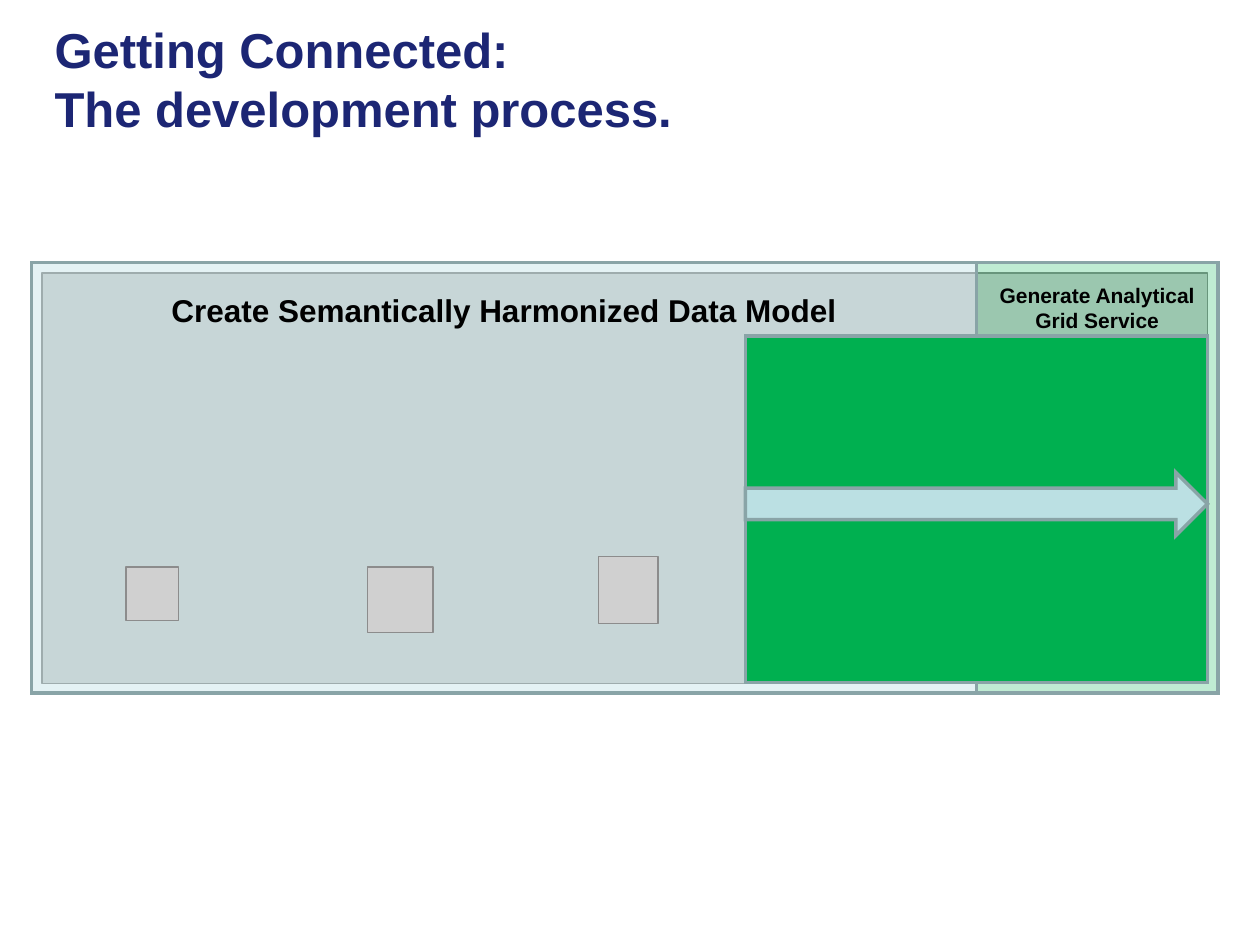
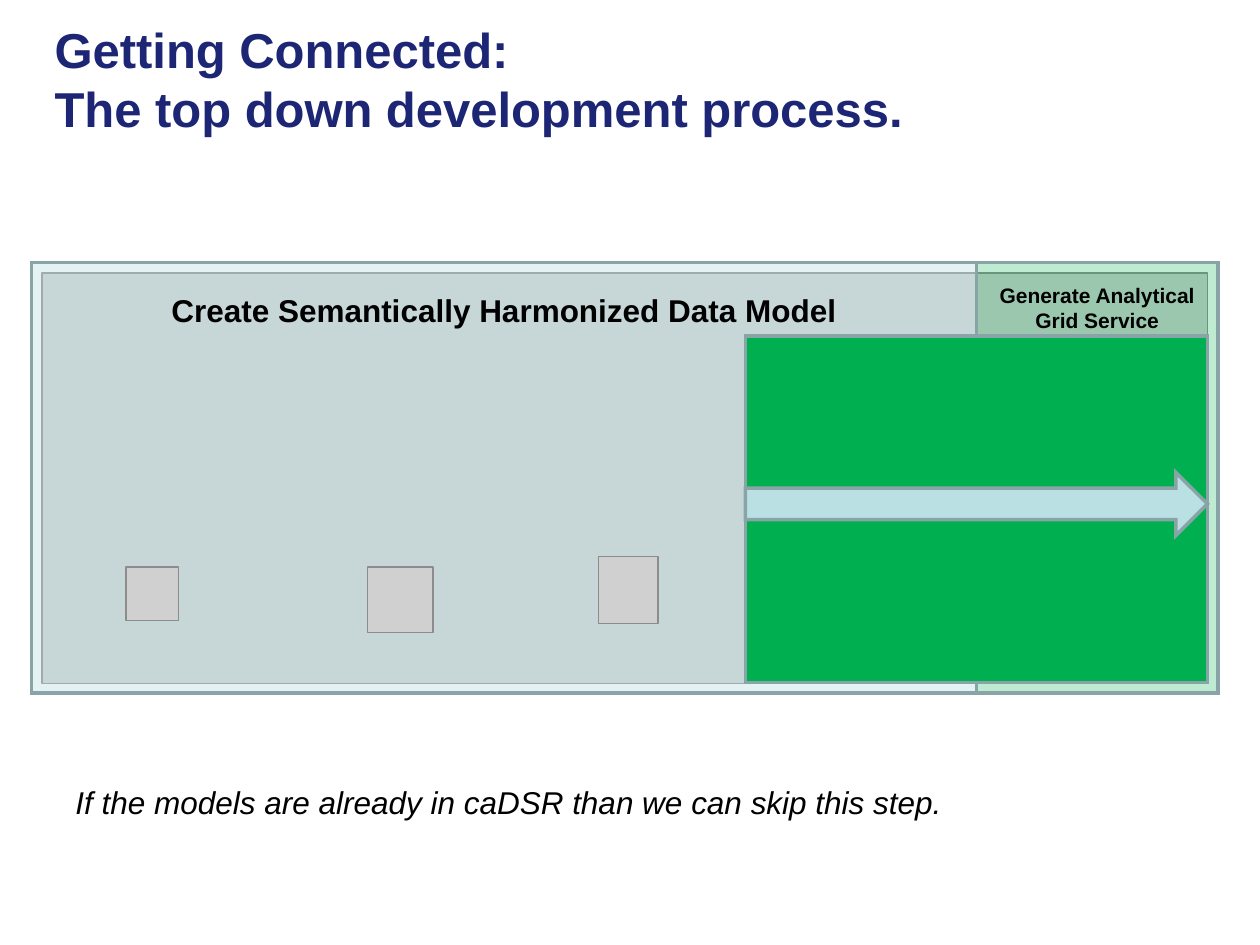
Before and after one commit to NCIP/cagrid-portal, a slide deck: slide 7 of cagrid-1-0/Documentation/presentations/200801_VCDE_ARCH/20080128_30_F2F_ASBP_Grid_BP.ppt (slide 5 before the commit). Drawn at 1260x945 pixels with LibreOffice and Linux fonts; fonts in the diff are those of the drawing; grey boxes stand for pictures; background and template pictures are left out. Boxes give left, top, right and bottom in pixels: in the first picture for what was removed or moved away, otherwise in the second. Text is boxed around its words. In the diff, an @@ line names an element or a change of style, - is before the commit and + after.

```diff
--- a/cagrid-1-0/Documentation/presentations/200801_VCDE_ARCH/20080128_30_F2F_ASBP_Grid_BP.ppt
+++ b/cagrid-1-0/Documentation/presentations/200801_VCDE_ARCH/20080128_30_F2F_ASBP_Grid_BP.ppt
@@ title at [55, 32, 902, 137]: text changed @@
-Getting Connected:
-The development process.
+Getting Connected:
+The top down development process.
@@ text added at [75, 791, 941, 820], 18 pt, text #000000, italic @@
+If the models are already in caDSR than we can skip this step.
```
Also in this commit, not shown: 5 other slides changed, 3 slides added.
